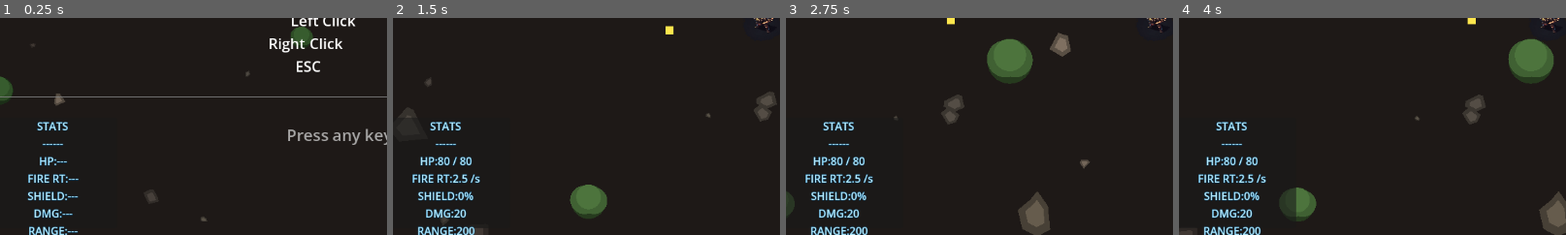
Above: before the commit, frames 1-4 (left to right).
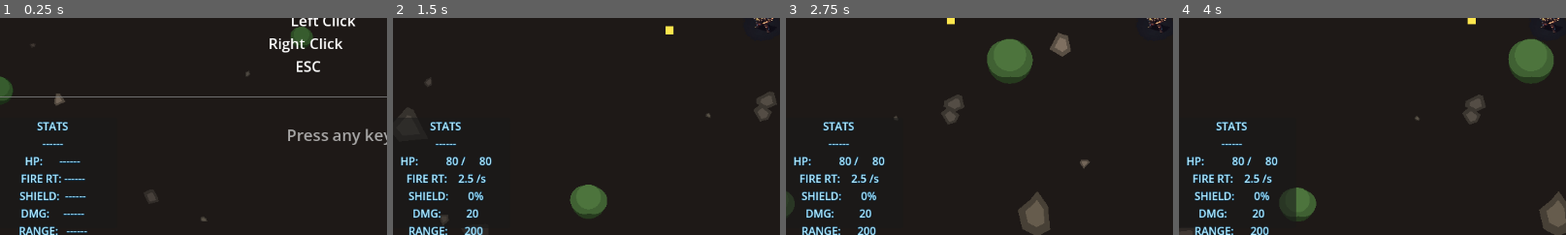
Above: after the commit, the same moments.

Repository: JakeForReal/towergame
Game: Godot game, scene res://scenes/MainScene.tscn
The game is run twice, just before and just after one commit, with the same random seed, the same clock (stepped at 60 frames per second) and the same inputs.
Inputs (mouse positions are % of the whole screen's width and height, from its top left):
- Up to frame 1 (0.25 s): no input
- Up to frame 2 (1.5 s): tap Enter (ui_accept) at 0.5, 0.77 s; move the mouse to (72, 45) at 0.52 s; hold D (move_right) 0.53-1.25 s; tap Down (aim_down) at 0.6 s; click (72, 45) at 0.67 s; drag from (30, 55) to (50, 50) at 1.27 s
- Up to frame 3 (2.75 s): tap Enter (ui_accept) at 2 s; move the mouse to (60, 28) at 2.02 s; hold D (move_right) from 2.03 s (still down); tap Right (aim_right) at 2.1 s
- Up to frame 4 (4 s): release D (move_right) at 2.75 s; drag from (45, 70) to (20, 35) at 2.77 s; move the mouse to (80, 65) at 3.52 s; press the mouse at (80, 65) at 3.53 s; hold A (move_left) from 3.53 s (still down); tap Enter (ui_accept) at 3.77 s
The pictures show only the part of the screen within x 2-52%, y 50-100%; the shares and areas given below are measured in that part.

The runs differ from the first frame. In frame 1, 1.9% of the frame differs, in the area x 5-23%, y 63-100%; in frame 2, 3.0%; in frame 3, 3.0%, in the area x 2-26%, y 63-100%; in frame 4, 3.0%.

Commit message:
Fix stats column alignment — use space-padded monospace columns instead of tabs

Diff:
--- a/scripts/ui/HUD.gd
+++ b/scripts/ui/HUD.gd
@@ -165,7 +165,7 @@
 		return
 	var player_node = get_node_or_null("/root/Main/PlayerCharacter")
 	if not player_node:
-		_stats_label.text = "STATS\n------\nHP:\t\t---\nFIRE RT:\t---\nSHIELD:\t---\nDMG:\t\t---\nRANGE:\t---"
+		_stats_label.text = "STATS\n------\nHP:      ------\nFIRE RT: ------\nSHIELD:  ------\nDMG:     ------\nRANGE:   ------"
 		return
 
 	var cb: CharacterBody2D = player_node as CharacterBody2D
@@ -190,11 +190,11 @@
 	var effective_cooldown: float = cooldown_val * (1.0 - buff_reduction)
 	var fire_rate_val: float = 1.0 / effective_cooldown if effective_cooldown > 0.0 else 0.0
 
-	var line_hp: String = "HP:\t\t%.0f / %.0f" % [hp_val, max_hp_val]
-	var line_fr: String = "FIRE RT:\t%.1f /s" % fire_rate_val
-	var line_sh: String = "SHIELD:\t%.0f%%" % shield_pct
-	var line_dm: String = "DMG:\t\t%.0f" % dmg_val
-	var line_rng: String = "RANGE:\t%.0f" % range_val
+	var line_hp: String = "HP:      %6.0f / %6.0f" % [hp_val, max_hp_val]
+	var line_fr: String = "FIRE RT: %6.1f /s" % fire_rate_val
+	var line_sh: String = "SHIELD:  %6.0f%%" % shield_pct
+	var line_dm: String = "DMG:     %6.0f" % dmg_val
+	var line_rng: String = "RANGE:   %6.0f" % range_val
 
 	var new_text: String = "STATS\n------\n" + line_hp + "\n" + line_fr + "\n" + line_sh + "\n" + line_dm + "\n" + line_rng
 	if _stats_label.text != new_text:
